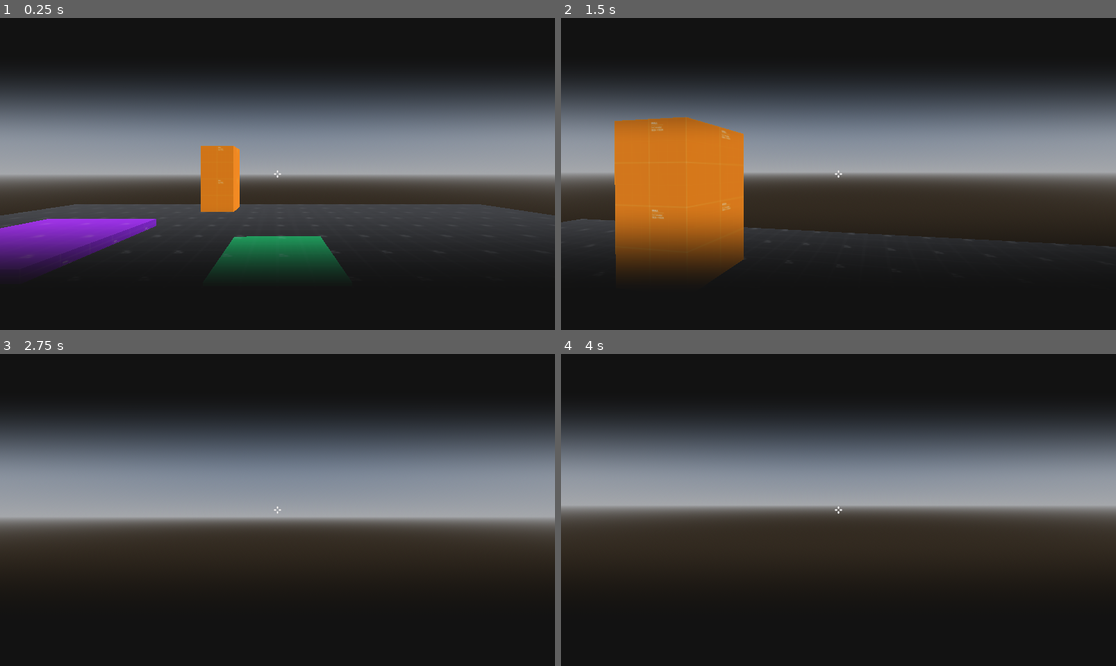
Above: before the commit, frames 1-4 (two rows, left to right).
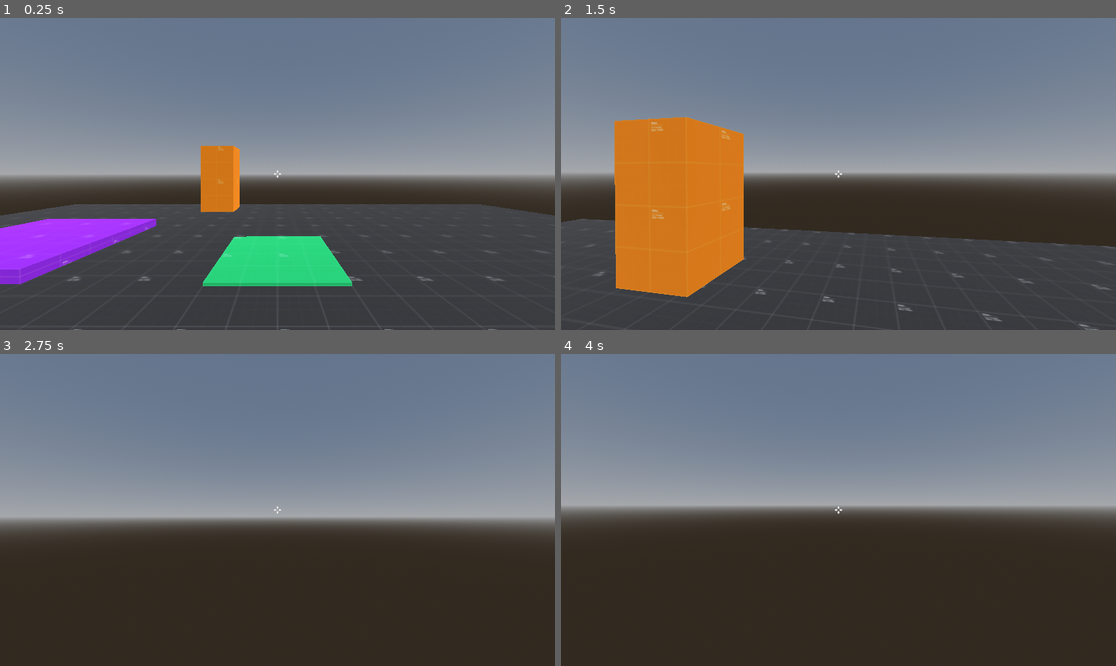
Above: after the commit, the same moments.

Repository: Tresillo/FlawedPhantasms
Game: Godot game, scene res://Scenes/main.tscn
Same seed, same stepped clock (60 frames per second), same inputs: the game is played once before the commit and once after it.
Inputs (mouse positions are in pixels of both pictures, inside the frame that each line leads up to):
- Up to frame 1 (0.25 s): no input
- Up to frame 2 (1.5 s): tap Enter at 0.5 s; move the mouse to (866, 174) at 0.52 s; hold Ctrl (crouch) 0.53-1.28 s; hold W (move_forward) from 0.53 s (still down); tap Space (jump) at 0.77 s; move the mouse to (810, 174) at 1.27 s; click (810, 174) at 1.35 s
- Up to frame 3 (2.75 s): keep holding W (move_forward); tap Space (jump) at 1.52 s; move the mouse to (288, 503) at 2.02 s; hold Ctrl (crouch) from 2.03 s (still down)
- Up to frame 4 (4 s): keep holding W (move_forward); move the mouse to (832, 516) at 2.77 s; release Ctrl (crouch) at 2.78 s; click (832, 516) at 2.85 s; tap Space (jump) at 3.02, 3.5, 3.77 s; move the mouse to (877, 513) at 3.52 s; hold Ctrl (crouch) from 3.53 s (still down)

The runs differ from the first frame. In frame 1, 64% of the frame differs, in the area x 0-100%, y 0-100%; in frame 2, 63%; in frame 3, 57%; in frame 4, 57%.

Commit message:
applied transition animation to player switch

Diff:
--- a/Scenes/main.tscn
+++ b/Scenes/main.tscn
@@ -44,8 +44,8 @@
 [sub_resource type="ShaderMaterial" id="ShaderMaterial_u7h2r"]
 shader = ExtResource("12_lfdml")
 shader_parameter/lid_color = Color(0.0705882, 0.0705882, 0.0705882, 1)
-shader_parameter/lid_transparency = 0.0
-shader_parameter/close_amount = 0.39
+shader_parameter/lid_transparency = 1.0
+shader_parameter/close_amount = 0.0
 shader_parameter/lid_width = 0.3
 
 [node name="Main" type="Node3D"]
@@ -133,6 +133,17 @@
 
 [node name="CanvasLayer" type="CanvasLayer" parent="."]
 
+[node name="CamEyelids" type="ColorRect" parent="CanvasLayer"]
+unique_name_in_owner = true
+material = SubResource("ShaderMaterial_u7h2r")
+anchors_preset = 15
+anchor_right = 1.0
+anchor_bottom = 1.0
+grow_horizontal = 2
+grow_vertical = 2
+mouse_filter = 2
+color = Color(0, 0, 0, 1)
+
 [node name="Crosshair" type="TextureRect" parent="CanvasLayer"]
 anchors_preset = 15
 anchor_right = 1.0
@@ -141,13 +152,3 @@
 grow_vertical = 2
 texture = ExtResource("3_g6ekm")
 stretch_mode = 3
-
-[node name="ColorRect" type="ColorRect" parent="CanvasLayer"]
-material = SubResource("ShaderMaterial_u7h2r")
-anchors_preset = 15
-anchor_right = 1.0
-anchor_bottom = 1.0
-grow_horizontal = 2
-grow_vertical = 2
-mouse_filter = 2
-color = Color(0, 0, 0, 1)
--- a/Scripts/Player.gd
+++ b/Scripts/Player.gd
@@ -190,6 +190,7 @@
 	var target_cam_marker:Marker3D = target.get_node("CameraMarker")
 	var target_pos = target_cam_marker.global_position
 	var target_rot = target_cam_marker.global_rotation
+	var transition_mat = (%CamEyelids as ColorRect).material
 
 	var transfer_tween = get_tree().create_tween().bind_node(self).set_trans(Tween.TRANS_SINE)
 	transfer_tween.tween_callback(func():
@@ -200,15 +201,22 @@
 	transfer_tween.tween_property(player_cam,"global_position",target_pos,2.0)
 	transfer_tween.parallel().tween_property(player_cam,"global_rotation",target_rot,2.0)
 	transfer_tween.parallel().tween_callback(func():
+			#just head mesh visibility
 			$CameraMarker/MeshInstance3D.set_layer_mask_value(1,true)
 			target.get_node("CameraMarker/MeshInstance3D").set_layer_mask_value(1,false)
 	).set_delay(1.0)
+	transfer_tween.parallel().tween_property(transition_mat,"shader_parameter/lid_transparency",0.0,0.6).set_delay(1.3)
 	transfer_tween.tween_callback(func():
 			target.adopt_main_cam(player_cam)
 			player_cam.update_cull_mask(target._vis_layer_id)
 			target._disabled = false
 			Input.mouse_mode = Input.MOUSE_MODE_CAPTURED
 			player_cam = null
+	)
+	transfer_tween.parallel().tween_property(transition_mat,"shader_parameter/close_amount",1.0,0.4)
+	transfer_tween.tween_callback(func():
+			transition_mat.set_shader_parameter("close_amount", 0.0)
+			transition_mat.set_shader_parameter("lid_transparency", 1.0)
 	)
 
 
